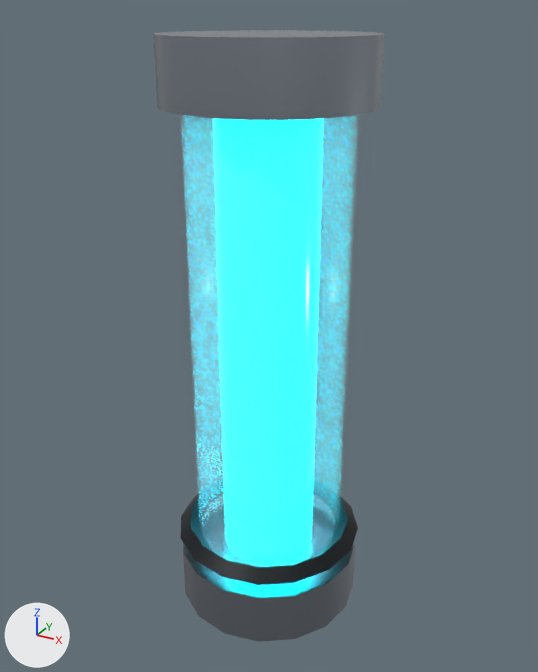
Renders of the glTF model simulator/godot/assets/rod.glb from each side of a commit.
Camera for both pictures: a 50 mm camera at (0.169, -0.306, 0.29) aimed at (-0.001, 0.002, 0.135). The axes (+X, +Y, +Z) are drawn at lower left. The lights are the same throughout. The first picture is the older version.

The scene before the commit, as lines of its bpy script (objects in view):
```python
mat_core = principled_material('Core')
mat_core.base_color = (0.0, 0.871, 1.0)  # cyan #00f0ff
mat_core.roughness = 0.1
mat_core.emission_color = (0.0, 0.871, 1.0)  # cyan #00f0ff
mat_core.emission_strength = 6.0
mat_graphite = principled_material('Graphite')
mat_graphite.base_color = (0.00913, 0.011, 0.0144)  # black #181b20
mat_graphite.metallic = 0.4
mat_graphite.roughness = 0.4
mat_steel = principled_material('Steel')
mat_steel.base_color = (0.366, 0.413, 0.468)  # grey #a3acb6
mat_steel.metallic = 0.95
mat_steel.roughness = 0.28
me_body_024 = bpy.data.meshes.new('Body.024')
me_body_024.from_pydata(...)  # 184 vertices, 352 faces; spans x -0.051..0.051, y -0.051..0.051, z -0.02..0.28
# faces by material slot: [120, 44, 60, 128]
me_body_024.materials.append(mat_steel)  # grey #a3acb6
me_body_024.materials.append(mat_core)  # cyan #00f0ff, glowing cyan #00f0ff
me_body_024.materials.append(mat_glass)  # blue #bfe9ff
me_body_024.materials.append(mat_graphite)  # black #181b20
ob_body = bpy.data.objects.new('Body', me_body_024)
ob_body.location = (0.0, 0.0, 0.0)
```
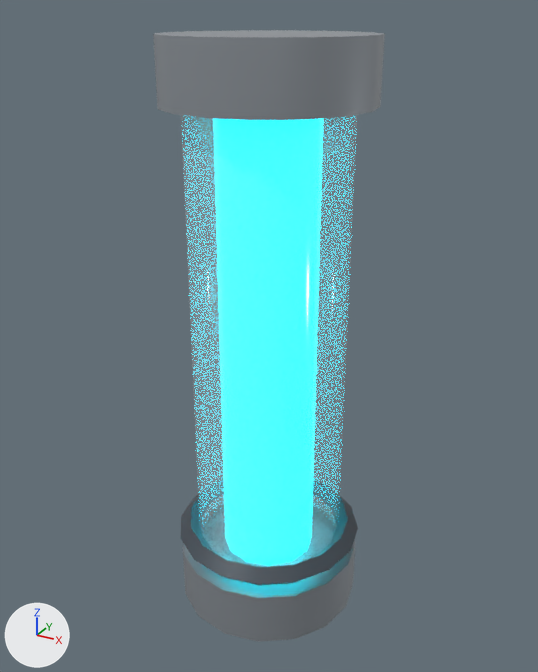
Where the change shows, as pixel boxes (x1, y1, x2, y2) in the pictures (538 x 672 px):
'Body', surface changed, recoloured
    both: (153, 30, 374, 642)

Patch to the scene script:
```diff
--- a/simulator/godot/assets/rod.glb.py
+++ b/simulator/godot/assets/rod.glb.py
@@ mat_steel @@
 mat_steel.base_color = (0.366, 0.413, 0.468)  # grey #a3acb6
-mat_steel.metallic = 0.95
+mat_steel.metallic = 0.5
 mat_steel.roughness = 0.28
@@ mat_core @@
 mat_core.emission_color = (0.0, 0.871, 1.0)  # cyan #00f0ff
-mat_core.emission_strength = 6.0
+mat_core.emission_strength = 3.0
@@ mat_graphite @@
 mat_graphite = principled_material('Graphite')
-mat_graphite.base_color = (0.00913, 0.011, 0.0144)  # black #181b20
+mat_graphite.base_color = (0.0595, 0.0704, 0.0865)  # dark grey #454b53
 mat_graphite.metallic = 0.4
```
